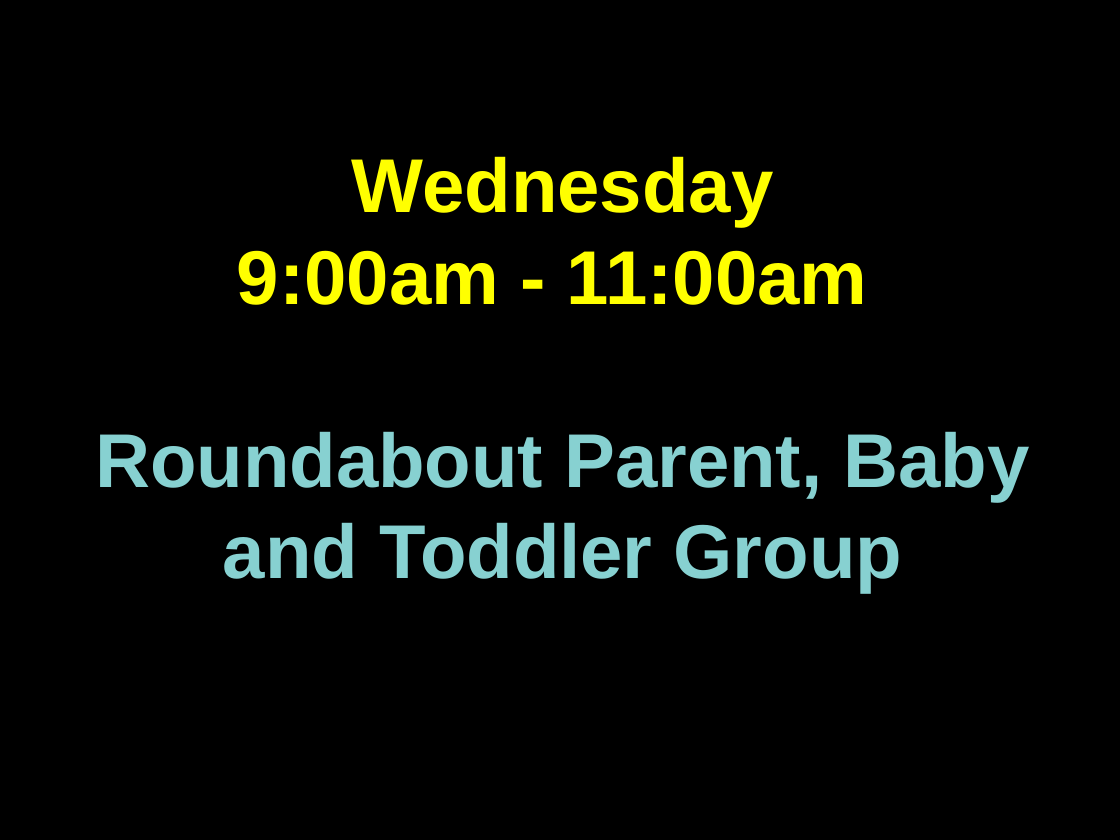
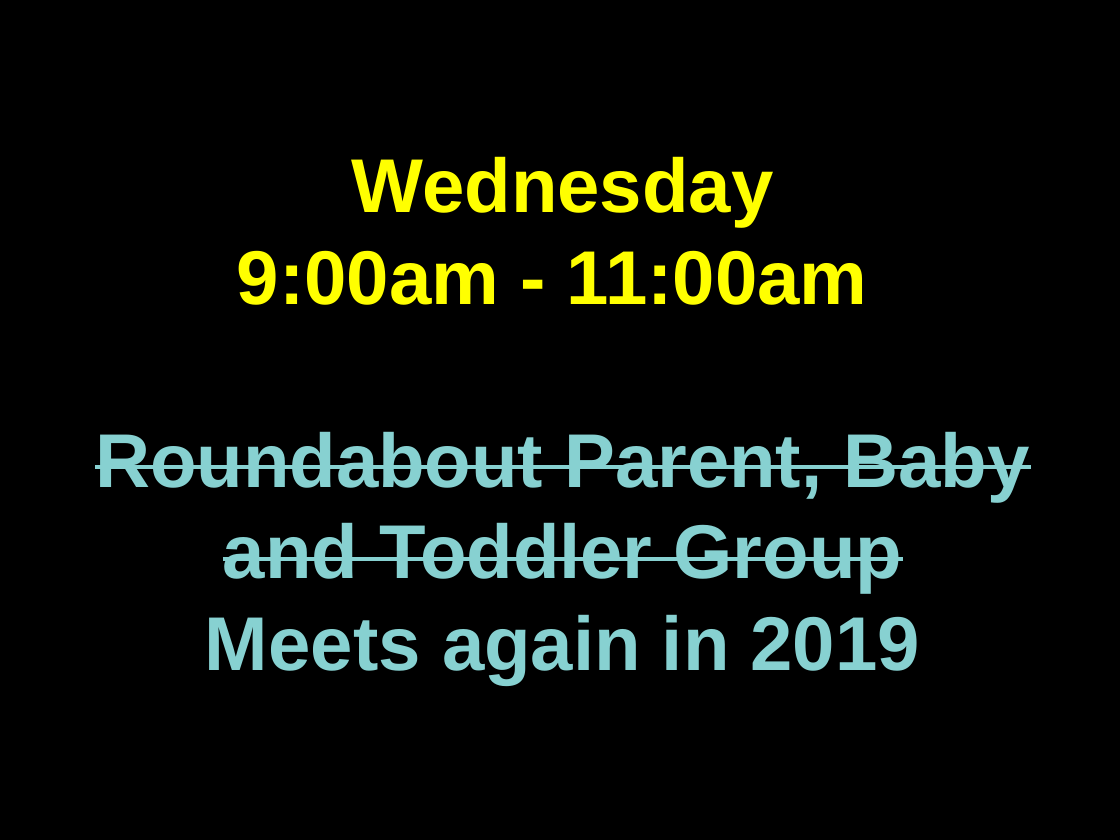
Before and after one commit to martinforsyth/bsuc-audio-visual, a slide deck: slide 12 of resources/presentations/impress/welcome.dark.background.odp (slide 13 before the commit). Drawn at 1120x840 pixels with LibreOffice and Linux fonts; fonts in the diff are those of the drawing. Boxes give left, top, right and bottom in pixels: in the first picture for what was removed or moved away, otherwise in the second. Text is boxed around its words. In the diff, an @@ line names an element or a change of style, - is before the commit and + after.

```diff
--- a/resources/presentations/impress/welcome.dark.background.odp
+++ b/resources/presentations/impress/welcome.dark.background.odp
@@ text at box(95, 431, 1029, 593): strikethrough on in "Roundabout Parent, Baby and Toddler Group" @@
@@ text at box(205, 614, 920, 684): paragraph added @@
+Meets again in 2019
```
Also in this commit, not shown: 5 other slides changed, 5 slides added, 2 slides removed.
